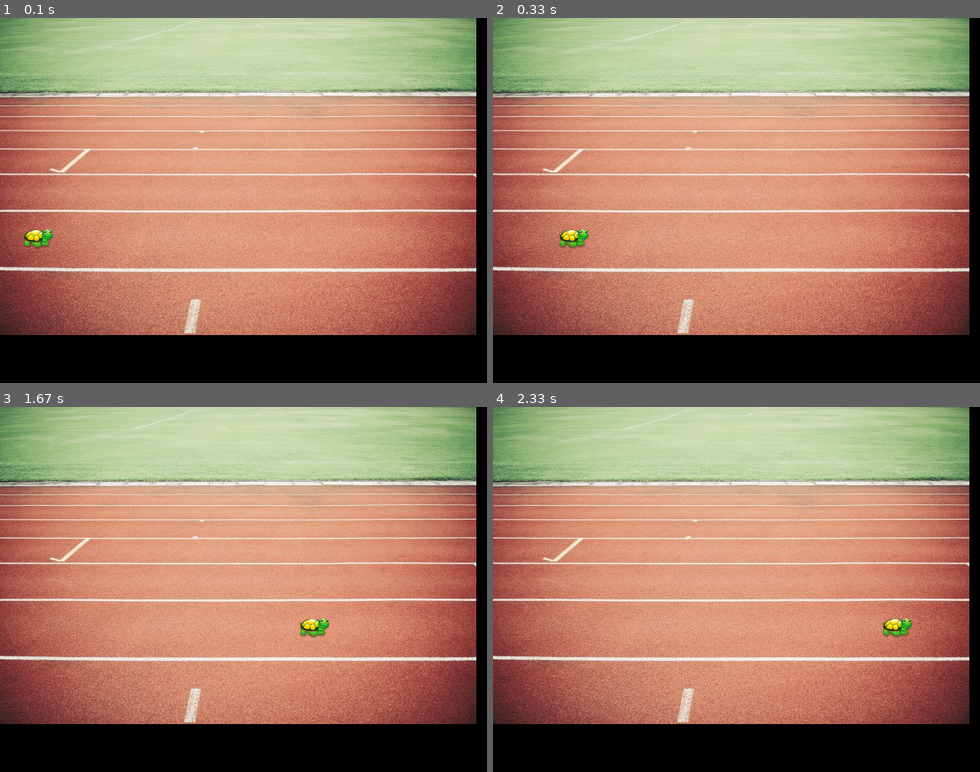
Above: before the commit, frames 1-4 (two rows, left to right).
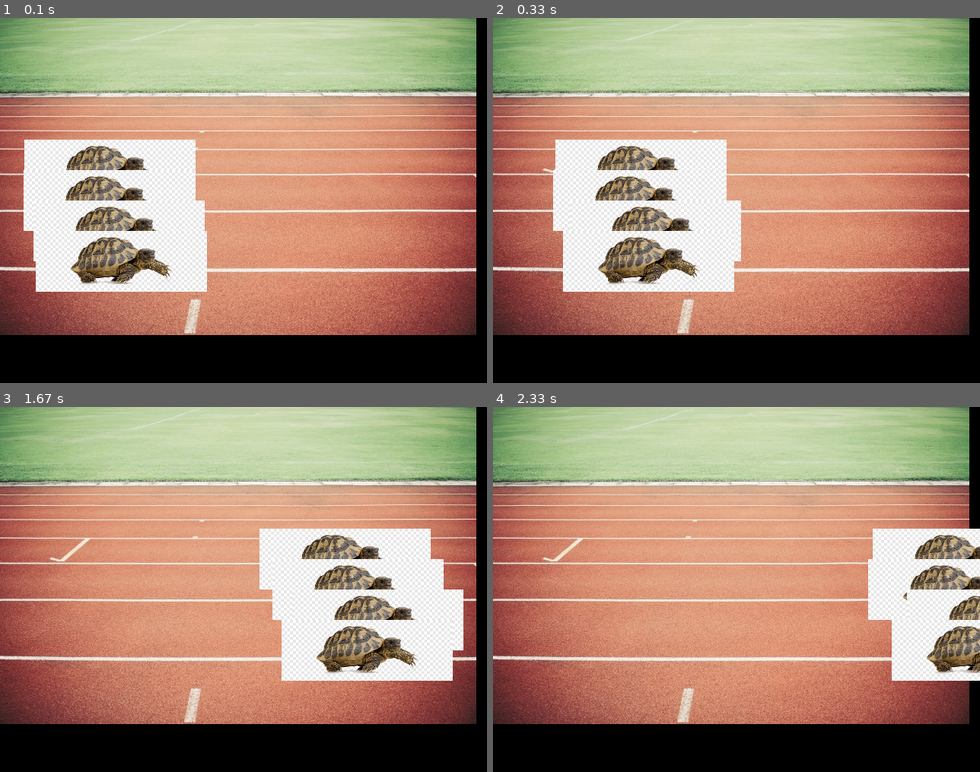
Above: after the commit, the same moments.

Repository: Marcemaster/CarreraPygame
Game: pygame game, started from juego.py
Same seed, same stepped clock (60 frames per second), same inputs: the game is played once before the commit and once after it.
Inputs:
- Up to frame 1 (0.1 s): no input
- Up to frame 2 (0.33 s): no input
- Up to frame 3 (1.67 s): no input
- Up to frame 4 (2.33 s): no input

The runs differ from the first frame. In frame 1, 15% of the frame differs, in the area x 4-43%, y 33-75%; in frame 2, 15%; in frame 3, 15%, in the area x 53-96%, y 33-75%; in frame 4, 8.7%.

Commit message:
agregar corredores

Diff:
--- a/juego.py
+++ b/juego.py
@@ -4,28 +4,33 @@
 
 class Runner():
 
-    def __init__(self, x=0, y=0):
-        self.costume = pygame.image.load('images/turtle.png')
+    __costumes = ("octopus", "carpincho","turtle", "prawn")
+
+    def __init__(self, x=0, y=0, costume = "turtle"):
+        self.costume = pygame.image.load('images/{}.png'.format(costume))
         self.position = [x, y]
-        self.name = "Tortuga"
+        self.name = costume
 
     def avanzar(self):
-        self.position[0] += random.randint(1,6)
+        self.position[0] += random.randint(1, 6)
 
 
 class Game():
     runners = []
+    __posi = (160, 200, 240, 280)
     __startLine = 5
     __finishLine = 620
+    __names = ("Octi", "Carpi", "Morrocoy", "Dobladita")
 
     def __init__(self):
         self.__screen = pygame.display.set_mode((640,480))
         self.__background = pygame.image.load('images/background.jpg')
         pygame.display.set_caption("Carrera de bichos")
 
-        firstRunner = Runner(0, 0)
-        firstRunner.name = "Morrocoy"
-        self.runners.append(Runner(self.__startLine, 270))
+        for i in range(4):
+            theRunner = Runner(self.__startLine, self.__posi[i])
+            theRunner.name = self.__names[i]
+            self.runners.append(theRunner)
 
     def competir(self):
         gameOver = False
@@ -33,14 +38,17 @@
             for event in pygame.event.get():
                 if event.type == pygame.QUIT:
                     gameOver = True
+            for r in range(4):
+                self.runners[r].avanzar()
 
-            self.runners[0].avanzar()
-            if self.runners[0].position[0] >= self.__finishLine:
-                print("{} ha ganado".format(self.runners[0].name))
-                gameOver = True
+            for r in range(4):
+                if self.runners[r].position[0] >= self.__finishLine:
+                    print("{} ha ganado".format(self.runners[r].name))
+                    gameOver = True
 
             self.__screen.blit(self.__background, (0, 0))
-            self.__screen.blit(self.runners[0].costume, self.runners[0].position)
+            for r in range(4):
+                self.__screen.blit(self.runners[r].costume, self.runners[r].position)
 
             pygame.display.flip()
 
Binary file removed: images/background.png
Binary file added: images/caarpincho.png
Binary file removed: images/fondo.jpg
Binary file added: images/octopus.png
Binary file added: images/prawn.png
Binary file changed: images/turtle.png
